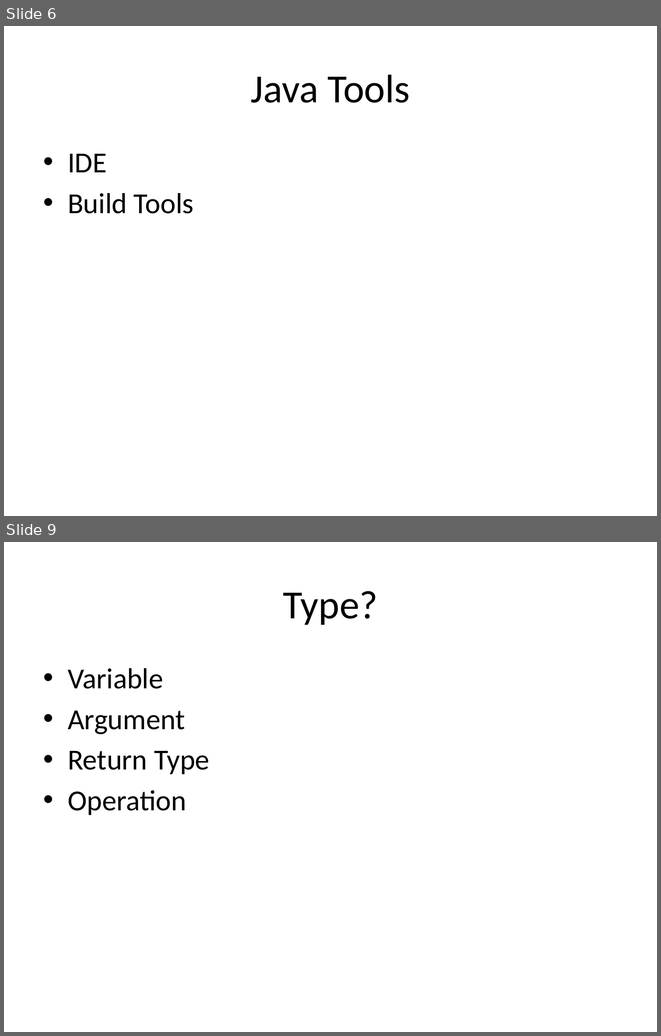
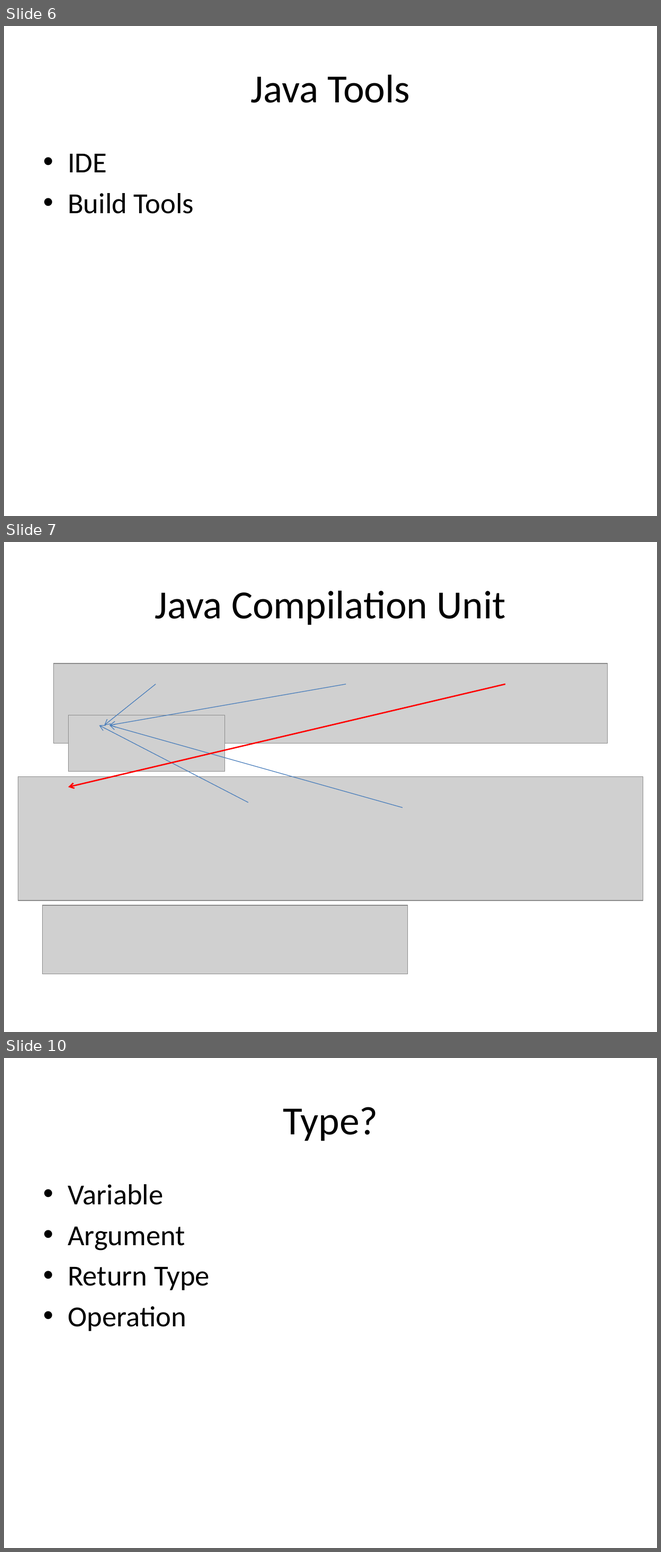
Before and after one commit to milhcbt/oot-aide, a slide deck: src/main/resources/Dasar-Dasar Pemograman Java.pptx. Shown one above the other, each under a label of ours: slides 6 and 9 before the commit, slides 6, 7 and 10 after it; the slides between them are not shown. The pictures are 661x1036 and 661x1552 pixels, drawn with LibreOffice and Linux fonts; fonts in the diff are those of the drawing; grey boxes stand for pictures. Boxes give left, top, right and bottom in pixels: in the first picture for what was removed or moved away, otherwise in the second. Text is boxed around its words. In the diff, an @@ line names an element or a change of style, - is before the commit and + after.

```diff
--- a/src/main/resources/Dasar-Dasar Pemograman Java.pptx
+++ b/src/main/resources/Dasar-Dasar Pemograman Java.pptx
@@ slide 7 added at (4,542,657,1032), background #FFFFFF @@
@@ title added at (155,590,505,625), 44 pt, text #000000 @@
+Java Compilation Unit
@@ picture added at (54,663,607,743) @@
@@ arrow added from (505, 685) to (68, 787), #FF0000 1.5 pt @@
@@ arrow added from (156, 685) to (105, 725), #4B7EBC 0.75 pt @@
@@ arrow added from (346, 685) to (109, 725), #4B7EBC 0.75 pt @@
@@ picture added at (68,715,224,771) @@
@@ arrow added from (248, 803) to (99, 725), #4B7EBC 0.75 pt @@
@@ arrow added from (403, 807) to (109, 725), #4B7EBC 0.75 pt @@
@@ picture added at (18,776,643,900) @@
@@ picture added at (43,905,407,973) @@
@@ what was slide 9 is now slide 10 @@
```
Also in this commit, not shown: 3 slides changed, 8 other slides added, 2 slides removed, 5 other files.
